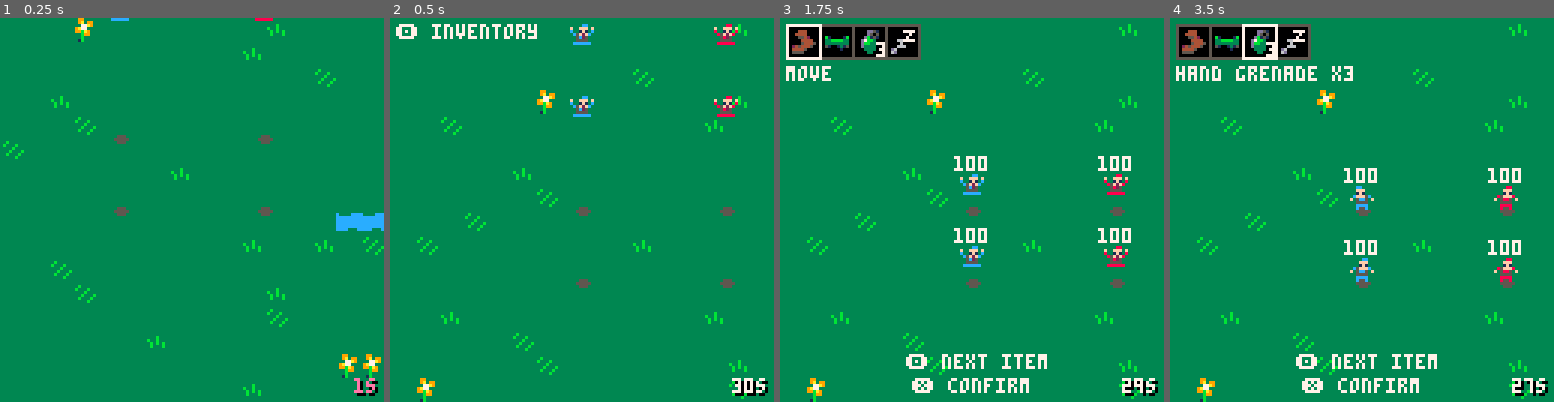
Above: before the commit, frames 1-4 (left to right).
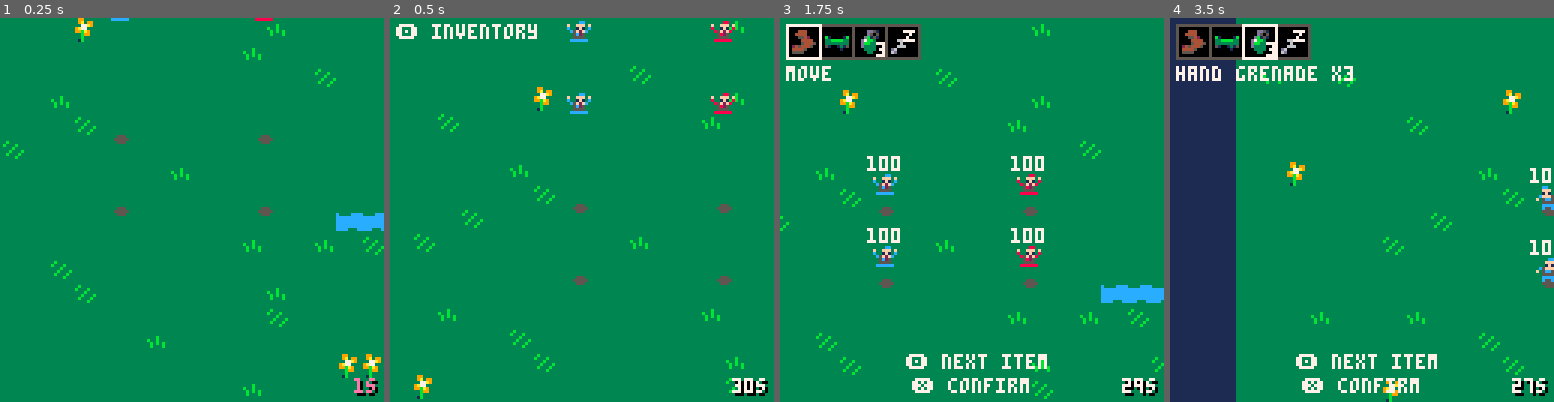
Above: after the commit, the same moments.

Repository: pedrus16/tiny-war
Game: PICO-8 cartridge hogs.p8
Same seed, same stepped clock (60 frames per second), same inputs: the game is played once before the commit and once after it.
Inputs:
- Up to frame 1 (0.25 s): no input
- Up to frame 2 (0.5 s): tap X (X key) at 0.33 s
- Up to frame 3 (1.75 s): tap O (Z key) at 0.7, 1.7 s; tap X (X key) at 1.07 s; hold Right from 1.6 s (still down)
- Up to frame 4 (3.5 s): tap X (X key) at 1.85, 2.97 s; release Right at 2.1 s; tap O (Z key) every 0.4 s from 2.1 to 3.3 s; hold Up 2.15-2.42 s; hold Right 2.47-3.03 s; hold Left from 3.08 s (still down)

Frame 1 is identical in both runs. In frame 2, 3.2% of the frame differs, in the area x 6-93%, y 0-100%; in frame 3, 6.4%; in frame 4, 20%, in the area x 0-100%, y 0-100%.

Commit message:
feat: add extended camera view

Diff:
--- a/hogs.p8
+++ b/hogs.p8
@@ -154,6 +154,9 @@
 		local l=sqrt(dx*dx+dy*dy)
 		if (l>0)	dx/=l	dy/=l
 
+		local view_distance = 8
+		main_camera.offset.x = dx * view_distance
+		main_camera.offset.y = dy * view_distance
 
 
 	else
@@ -452,7 +455,7 @@
 
 
 function take_damage(u,amount)
-	target=u
+	main_camera.target=u
 	u.hp=max(0,u.hp-amount)
 	if (u.hp<=0) u:kill()
 end
@@ -571,7 +574,7 @@
 		local t=g.teams[g.team_id]
 		local u=t.units[t.unit_id]
 		g.unit=u
-		target=g.unit
+		main_camera.target=g.unit
 	end
 
 	local function handle_input(s,g)
@@ -772,7 +775,7 @@
 				u.angle/360,
 				u.x,u.y
 			)
-			target=b
+			main_camera.target=b
 			item.bullet=b
 			item.fired=true
 			u:consume_ammo(item.k)
@@ -820,7 +823,7 @@
 					u.angle/360,
 					u.x,u.y
 				)
-				target=b
+				main_camera.target=b
 				item.bullet=b
 				item.fired=true
 				game.timer=b.fuse
@@ -1052,32 +1055,44 @@
 	end
 end
 -->8
+
 -- camera
-
-target=nil
-cx=16
-cy=16
-cspd=20
+main_camera={
+	target=nil,
+	x=16,
+	y=16,
+	speed=16,
+	offset={
+		x=0,
+		y=0
+	}
+}
 
 
 function draw_camera()
-	camera(cx*8-64,cy*8-64)
+	camera(main_camera.x*8-64,main_camera.y*8-64)
 end
 
 
 function update_camera()
-	if target then
-		local tx=target.x
-		local ty=target.y
-		if abs(tx-cx)<.125 then
-			cx=tx
+	if main_camera.target then
+		local tx=main_camera.target.x
+		local ty=main_camera.target.y
+
+		if menu.open then
+			tx += main_camera.offset.x
+			ty += main_camera.offset.y
+		end
+
+		if abs(tx-main_camera.x)<.125 then
+			main_camera.x=tx
 		else
-			cx+=(tx-cx)/fps*cspd
-		end
-		if abs(ty-cy)<.125 then
-			cy=ty
+			main_camera.x+=(tx-main_camera.x)/fps*main_camera.speed
+		end
+		if abs(ty-main_camera.y)<.125 then
+			main_camera.y=ty
 		else
-			cy+=(ty-cy)/fps*cspd
+			main_camera.y+=(ty-main_camera.y)/fps*main_camera.speed
 		end
 	end
 end
